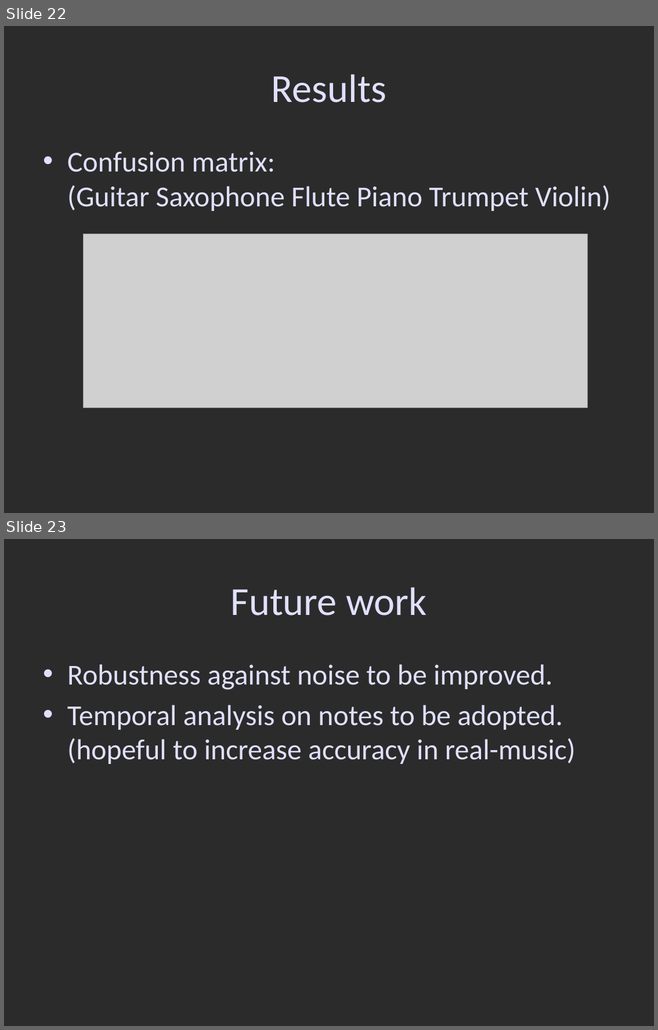
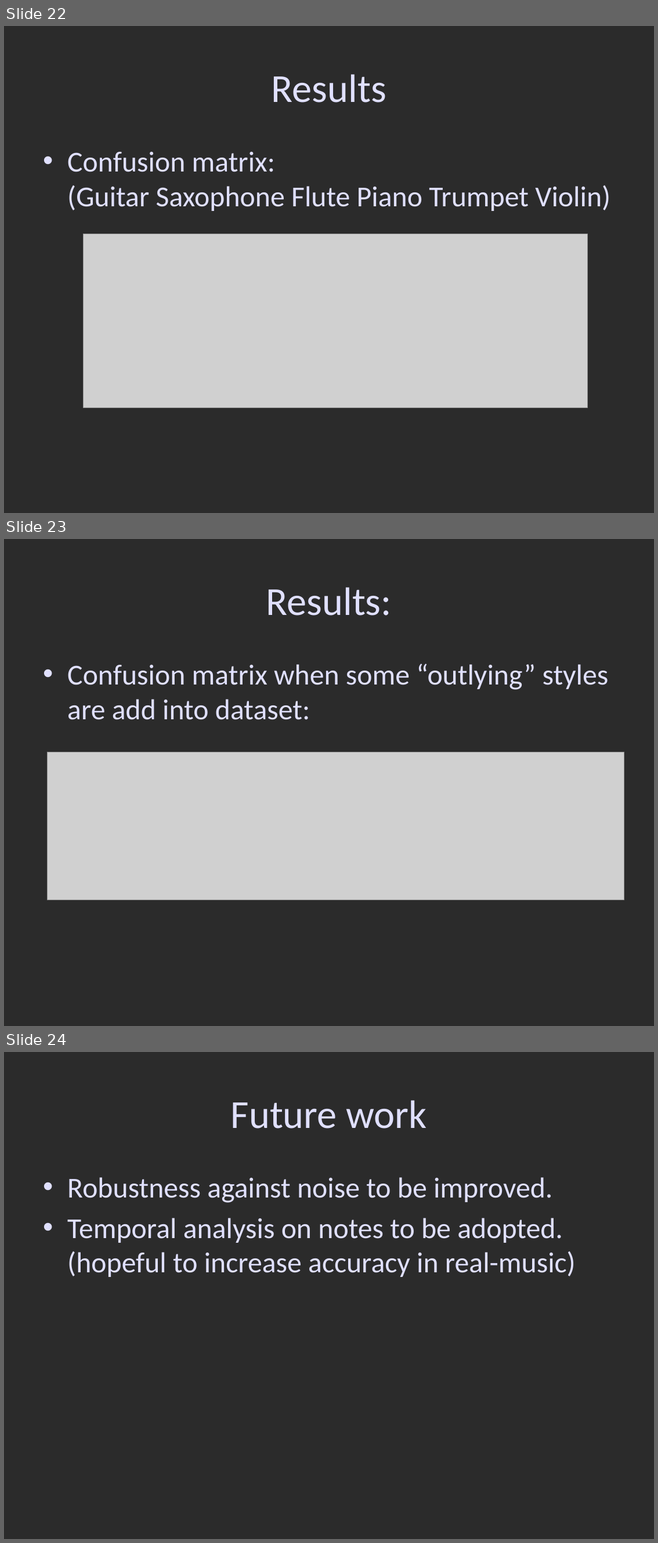
Before and after one commit to wiku30/Musical_Instrument_Classification, a slide deck: ppt/SST.pptx. Shown one above the other, each under a label of ours: slides 22 and 23 before the commit, slides 22, 23 and 24 after it. The pictures are 658x1030 and 658x1543 pixels, drawn with LibreOffice and Linux fonts; fonts in the diff are those of the drawing; grey boxes stand for pictures; background and template pictures are left out; a plain dark background stands for a picture behind light text. Boxes give left, top, right and bottom in pixels: in the first picture for what was removed or moved away, otherwise in the second. Text is boxed around its words. In the diff, an @@ line names an element or a change of style, - is before the commit and + after.

```diff
--- a/ppt/SST.pptx
+++ b/ppt/SST.pptx
@@ slide 23 added at <box>4,539,654,1026</box>, background picture (left out) @@
@@ title added at <box>266,587,391,616</box>, 44 pt, text #E0E0FF @@
+Results:
@@ text added at <box>67,664,608,720</box>, 32 pt, text #E0E0FF @@
+• Confusion matrix when some “outlying” styles are add into dataset:
@@ picture added at <box>48,752,623,900</box> @@
@@ what was slide 23 is now slide 24 @@
```
Also in this commit, not shown: 2 other files.
